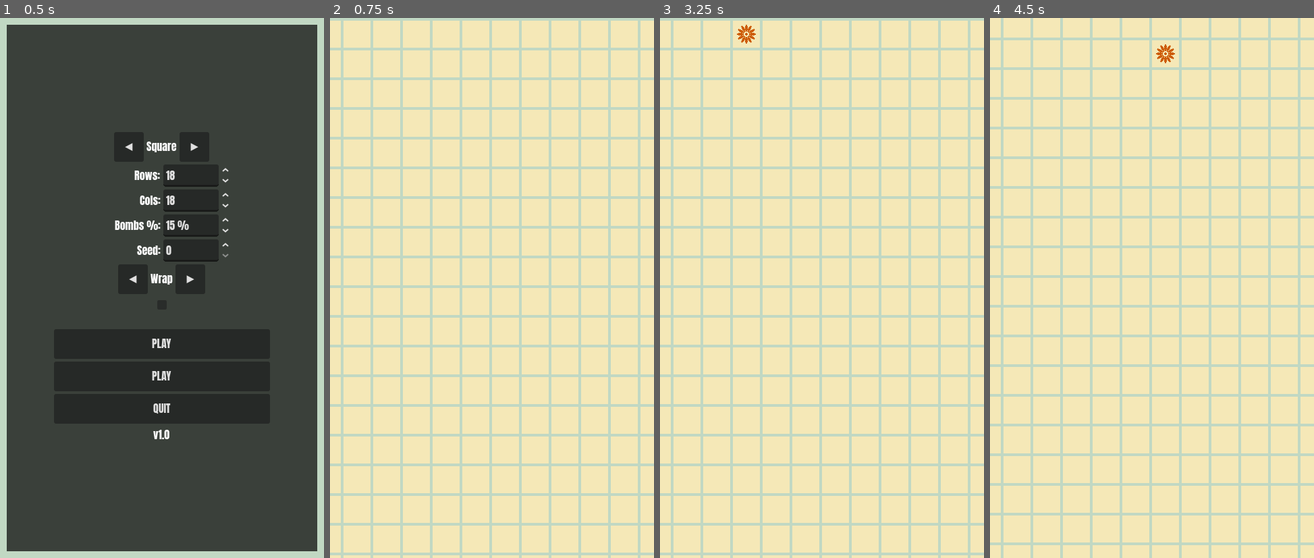
Above: before the commit, frames 1-4 (left to right).
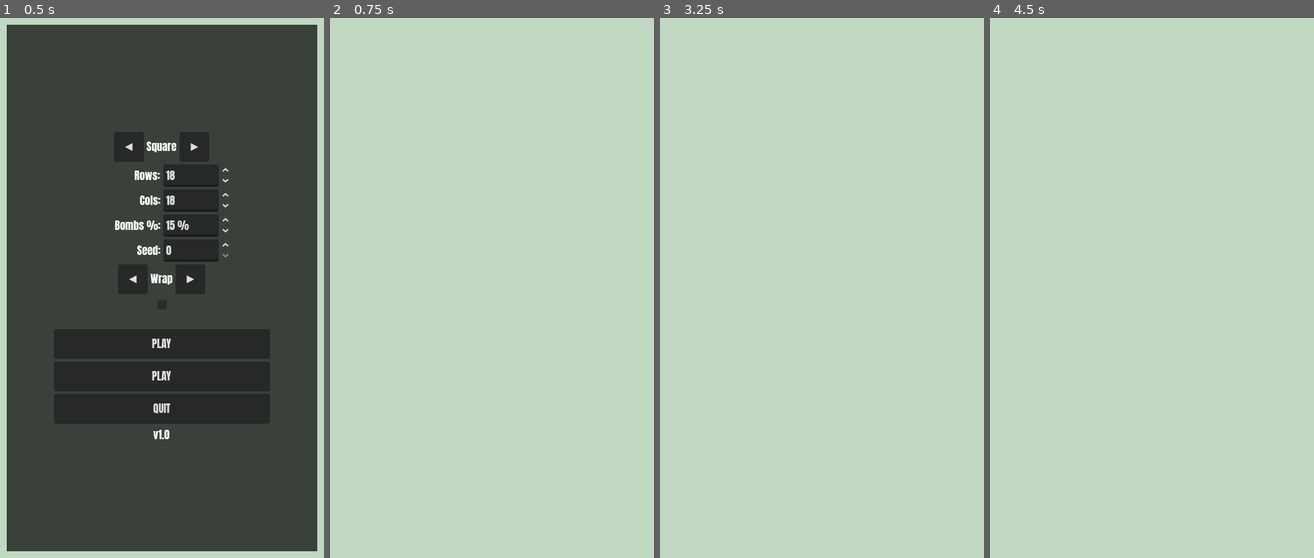
Above: after the commit, the same moments.

Repository: Kape99/mine-sweeper
Game: Godot game, scene res://Scenes/base.tscn
Two runs of this game, one before a commit and one after it. Both use one fixed random seed, a clock stepped at 60 frames per second and the inputs below.
Inputs (mouse positions are in pixels of both pictures, inside the frame that each line leads up to):
- Up to frame 1 (0.5 s): no input
- Up to frame 2 (0.75 s): click "PLAY" at 0.5 s
- Up to frame 3 (3.25 s): tap Enter at 1.25, 2.75 s; drag from (685, 34) to (776, 34) at 1.27 s; tap Space at 2 s; drag from (685, 34) to (776, 34) at 2.02 s; move the mouse to (747, 34) at 2.77 s; click (747, 34) at 2.92 s
- Up to frame 4 (4.5 s): tap Space at 3.5 s; drag from (1135, 34) to (1255, 34) at 3.52 s; tap Enter at 4.25 s; drag from (1284, 34) to (1194, 93) at 4.27 s

Frame 1 is identical in both runs. In frame 2, 82% of the frame differs, in the area x 0-100%, y 0-100%; in frame 3, 82%; in frame 4, 83%.
Error after the commit: Parse Error: Could not find type "StateMachine" in the current scope. (res://Scripts/Gameplay/cell.gd:21)

Commit message:
docs: update README and remove dead FSM code

Diff:
--- a/Scenes/Cells/down_triangle_cell.tscn
+++ b/Scenes/Cells/down_triangle_cell.tscn
@@ -1,10 +1,6 @@
 [gd_scene load_steps=6 format=3 uid="uid://blgl3aaby1fec"]
 
 [ext_resource type="Script" path="res://Scripts/Gameplay/cell.gd" id="1_8hh05"]
-[ext_resource type="Script" path="res://Scripts/FSM/state_machine.gd" id="2_kckiu"]
-[ext_resource type="Script" path="res://Scripts/FSM/States/UnknownState.gd" id="3_et81a"]
-[ext_resource type="Script" path="res://Scripts/FSM/States/DefuseState.gd" id="4_7p7cw"]
-[ext_resource type="Script" path="res://Scripts/FSM/States/ExploredState.gd" id="5_pffn6"]
 
 [node name="DownTriangleCell" type="MarginContainer"]
 custom_minimum_size = Vector2(25, 44)
@@ -73,18 +69,4 @@
 grow_vertical = 2
 expand_mode = 1
 
-[node name="StateMachine" type="Node" parent="."]
-script = ExtResource("2_kckiu")
-initial_state = NodePath("Unknown")
-
-[node name="Unknown" type="Node" parent="StateMachine"]
-script = ExtResource("3_et81a")
-
-[node name="Defused" type="Node" parent="StateMachine"]
-script = ExtResource("4_7p7cw")
-
-[node name="Explored" type="Node" parent="StateMachine"]
-script = ExtResource("5_pffn6")
-
-
 [connection signal="input_event" from="Area2D" to="." method="_on_area_2d_input_event" flags=18]
--- a/Scenes/Cells/hexagonal_cell.tscn
+++ b/Scenes/Cells/hexagonal_cell.tscn
@@ -1,10 +1,6 @@
 [gd_scene load_steps=6 format=3 uid="uid://dexqrifikxeii"]
 
 [ext_resource type="Script" path="res://Scripts/Gameplay/cell.gd" id="1_aje50"]
-[ext_resource type="Script" path="res://Scripts/FSM/state_machine.gd" id="2_f1pm8"]
-[ext_resource type="Script" path="res://Scripts/FSM/States/UnknownState.gd" id="3_1jm1u"]
-[ext_resource type="Script" path="res://Scripts/FSM/States/DefuseState.gd" id="4_ry46k"]
-[ext_resource type="Script" path="res://Scripts/FSM/States/ExploredState.gd" id="5_asfg1"]
 
 [node name="SquareCell" type="MarginContainer"]
 custom_minimum_size = Vector2(34, 30)
@@ -68,18 +64,4 @@
 expand_mode = 1
 stretch_mode = 4
 
-[node name="StateMachine" type="Node" parent="."]
-script = ExtResource("2_f1pm8")
-initial_state = NodePath("Unknown")
-
-[node name="Unknown" type="Node" parent="StateMachine"]
-script = ExtResource("3_1jm1u")
-
-[node name="Defused" type="Node" parent="StateMachine"]
-script = ExtResource("4_ry46k")
-
-[node name="Explored" type="Node" parent="StateMachine"]
-script = ExtResource("5_asfg1")
-
-
 [connection signal="input_event" from="Area2D" to="." method="_on_area_2d_input_event" flags=18]
--- a/Scenes/Cells/hexagonal_cell_variant.tscn
+++ b/Scenes/Cells/hexagonal_cell_variant.tscn
@@ -1,10 +1,6 @@
 [gd_scene load_steps=6 format=3 uid="uid://brhfam17t21jd"]
 
 [ext_resource type="Script" path="res://Scripts/Gameplay/cell.gd" id="1_bpem4"]
-[ext_resource type="Script" path="res://Scripts/FSM/state_machine.gd" id="2_8sctm"]
-[ext_resource type="Script" path="res://Scripts/FSM/States/UnknownState.gd" id="3_d84r7"]
-[ext_resource type="Script" path="res://Scripts/FSM/States/DefuseState.gd" id="4_pf2xx"]
-[ext_resource type="Script" path="res://Scripts/FSM/States/ExploredState.gd" id="5_bkjno"]
 
 [node name="SquareCell" type="MarginContainer"]
 custom_minimum_size = Vector2(34, 30)
@@ -68,18 +64,4 @@
 expand_mode = 1
 stretch_mode = 4
 
-[node name="StateMachine" type="Node" parent="."]
-script = ExtResource("2_8sctm")
-initial_state = NodePath("Unknown")
-
-[node name="Unknown" type="Node" parent="StateMachine"]
-script = ExtResource("3_d84r7")
-
-[node name="Defused" type="Node" parent="StateMachine"]
-script = ExtResource("4_pf2xx")
-
-[node name="Explored" type="Node" parent="StateMachine"]
-script = ExtResource("5_bkjno")
-
-
 [connection signal="input_event" from="Area2D" to="." method="_on_area_2d_input_event" flags=18]
--- a/Scenes/Cells/square_cell.tscn
+++ b/Scenes/Cells/square_cell.tscn
@@ -1,10 +1,6 @@
 [gd_scene load_steps=6 format=3 uid="uid://b8abotvinojnk"]
 
 [ext_resource type="Script" path="res://Scripts/Gameplay/cell.gd" id="1_nmm30"]
-[ext_resource type="Script" path="res://Scripts/FSM/state_machine.gd" id="2_vsm8a"]
-[ext_resource type="Script" path="res://Scripts/FSM/States/UnknownState.gd" id="3_2lu6r"]
-[ext_resource type="Script" path="res://Scripts/FSM/States/DefuseState.gd" id="4_4dqvm"]
-[ext_resource type="Script" path="res://Scripts/FSM/States/ExploredState.gd" id="5_y8v3l"]
 
 [node name="SquareCell" type="MarginContainer"]
 custom_minimum_size = Vector2(40, 40)
@@ -66,18 +62,4 @@
 expand_mode = 1
 stretch_mode = 4
 
-[node name="StateMachine" type="Node" parent="."]
-script = ExtResource("2_vsm8a")
-initial_state = NodePath("Unknown")
-
-[node name="Unknown" type="Node" parent="StateMachine"]
-script = ExtResource("3_2lu6r")
-
-[node name="Defused" type="Node" parent="StateMachine"]
-script = ExtResource("4_4dqvm")
-
-[node name="Explored" type="Node" parent="StateMachine"]
-script = ExtResource("5_y8v3l")
-
-
 [connection signal="input_event" from="Area2D" to="." method="_on_area_2d_input_event" flags=18]
--- a/Scenes/Cells/up_triangle_cell.tscn
+++ b/Scenes/Cells/up_triangle_cell.tscn
@@ -1,10 +1,6 @@
 [gd_scene load_steps=7 format=3 uid="uid://1lbca81bmmr8"]
 
 [ext_resource type="Script" path="res://Scripts/Gameplay/cell.gd" id="1_vrav3"]
-[ext_resource type="Script" path="res://Scripts/FSM/state_machine.gd" id="2_380rr"]
-[ext_resource type="Script" path="res://Scripts/FSM/States/UnknownState.gd" id="3_46264"]
-[ext_resource type="Script" path="res://Scripts/FSM/States/DefuseState.gd" id="4_8h1jh"]
-[ext_resource type="Script" path="res://Scripts/FSM/States/ExploredState.gd" id="5_yblb4"]
 
 [sub_resource type="CanvasItemMaterial" id="CanvasItemMaterial_t1sig"]
 
@@ -71,17 +67,4 @@
 expand_mode = 1
 stretch_mode = 4
 
-[node name="StateMachine" type="Node" parent="."]
-script = ExtResource("2_380rr")
-initial_state = NodePath("Unknown")
-
-[node name="Unknown" type="Node" parent="StateMachine"]
-script = ExtResource("3_46264")
-
-[node name="Defused" type="Node" parent="StateMachine"]
-script = ExtResource("4_8h1jh")
-
-[node name="Explored" type="Node" parent="StateMachine"]
-script = ExtResource("5_yblb4")
-
 [connection signal="input_event" from="Area2D" to="." method="_on_area_2d_input_event" flags=18]
--- a/Scripts/FSM/States/BaseState.gd
+++ /dev/null
@@ -1,30 +0,0 @@
-## Abstract base class for cell FSM states.
-## Subclasses override [method defuse], [method explore], [method enter],
-## and [method exit] to implement state-specific behavior.
-## States communicate visuals through [method CellBase.set_display] to stay decoupled
-## from the cell's internal node tree.
-class_name BaseState
-extends Node
-
-## Reference to the owning [StateMachine]. Set during [method StateMachine.setup].
-var state_machine: StateMachine = null
-
-
-## Called when the player attempts to defuse while in this state.
-func defuse() -> void:
-	pass
-
-
-## Called when the player attempts to explore while in this state.
-func explore() -> void:
-	pass
-
-
-## Called when entering this state. Override to apply visuals and emit signals.
-func enter() -> void:
-	pass
-
-
-## Called when leaving this state. Override to clean up visuals and emit signals.
-func exit() -> void:
-	pass
--- a/Scripts/FSM/States/DefuseState.gd
+++ /dev/null
@@ -1,24 +0,0 @@
-## Flagged cell state — the player has marked this cell as a suspected mine.
-## Defusing again returns to [UnknownState]. Exploring is blocked while flagged.
-class_name DefuseState
-extends BaseState
-
-const FLAG_ICON: Texture2D = preload("res://Asset/Icons/flag.svg")
-
-
-func defuse() -> void:
-	state_machine.transition_to("Unknown")
-
-
-func explore() -> void:
-	pass
-
-
-func enter() -> void:
-	owner.set_display(GlobalState.secondary_color, GlobalState.main_color, FLAG_ICON)
-	owner.cell_defused.emit(owner, true)
-
-
-func exit() -> void:
-	owner.set_display(GlobalState.secondary_color, GlobalState.main_color)
-	owner.cell_defused.emit(owner, false)
--- a/Scripts/FSM/States/ExploredState.gd
+++ /dev/null
@@ -1,30 +0,0 @@
-## Revealed cell state — the cell content is visible.
-## If the cell is a mine, emits [signal CellBase.cell_exploded].
-## Otherwise, emits [signal CellBase.cell_explored] and shows the neighbor count.
-class_name ExploreState
-extends BaseState
-
-const MINE_ICON: Texture2D = preload("res://Asset/Icons/mine.svg")
-
-
-func defuse() -> void:
-	pass
-
-
-func explore() -> void:
-	pass
-
-
-func enter() -> void:
-	if owner.is_mine():
-		owner.set_display(Color.RED, Color.WHITE)
-		owner.set_icon(MINE_ICON, Color.WHITE)
-		owner.cell_exploded.emit(owner)
-	else:
-		var text: String = str(owner.nearby) if owner.nearby != 0 else ""
-		owner.set_display(GlobalState.main_color, GlobalState.secondary_color, null, text)
-		owner.cell_explored.emit(owner)
-
-
-func exit() -> void:
-	pass
--- a/Scripts/FSM/States/UnknownState.gd
+++ /dev/null
@@ -1,20 +0,0 @@
-## Default cell state — the cell has not been explored or flagged.
-## Defusing transitions to [DefuseState]; exploring transitions to [ExploreState].
-class_name UnknownState
-extends BaseState
-
-
-func defuse() -> void:
-	state_machine.transition_to("Defused")
-
-
-func explore() -> void:
-	state_machine.transition_to("Explored")
-
-
-func enter() -> void:
-	owner.set_display(GlobalState.secondary_color, GlobalState.main_color)
-
-
-func exit() -> void:
-	pass
--- a/Scripts/FSM/state_machine.gd
+++ /dev/null
@@ -1,45 +0,0 @@
-## Generic finite state machine for [CellBase] nodes.
-## Manages state transitions and delegates [method defuse] / [method explore]
-## calls to the active [BaseState].
-class_name StateMachine
-extends Node
-
-## Emitted after transitioning to a new state.
-signal transitioned(state_name: String)
-
-## Path to the initial active state node. Set in the inspector.
-@export var initial_state := NodePath()
-
-## The currently active state.
-@onready var state: BaseState = get_node(initial_state)
-
-
-## Initializes all child states and enters the initial state.
-## Must be called after the owner is ready (awaits owner).
-func setup() -> void:
-	await owner
-	for child: BaseState in get_children():
-		child.state_machine = self
-	state.enter()
-
-
-## Delegates a defuse action to the current state.
-func defuse() -> void:
-	state.defuse()
-
-
-## Delegates an explore action to the current state.
-func explore() -> void:
-	state.explore()
-
-
-## Exits the current state, transitions to [param target_state_name], and enters it.
-## Silently returns if the target state node does not exist (allows reusable states
-## across different FSM configurations).
-func transition_to(target_state_name: String) -> void:
-	if not has_node(target_state_name):
-		return
-	state.exit()
-	state = get_node(target_state_name)
-	state.enter()
-	transitioned.emit(state.name)
Not shown, removed: Scripts/FSM/States/BaseState.gd.uid
Not shown, removed: Scripts/FSM/States/DefuseState.gd.uid
Not shown, removed: Scripts/FSM/States/ExploredState.gd.uid
Not shown, removed: Scripts/FSM/States/UnknownState.gd.uid
Not shown, removed: Scripts/FSM/state_machine.gd.uid
Not shown, removed: project.godot.bak
